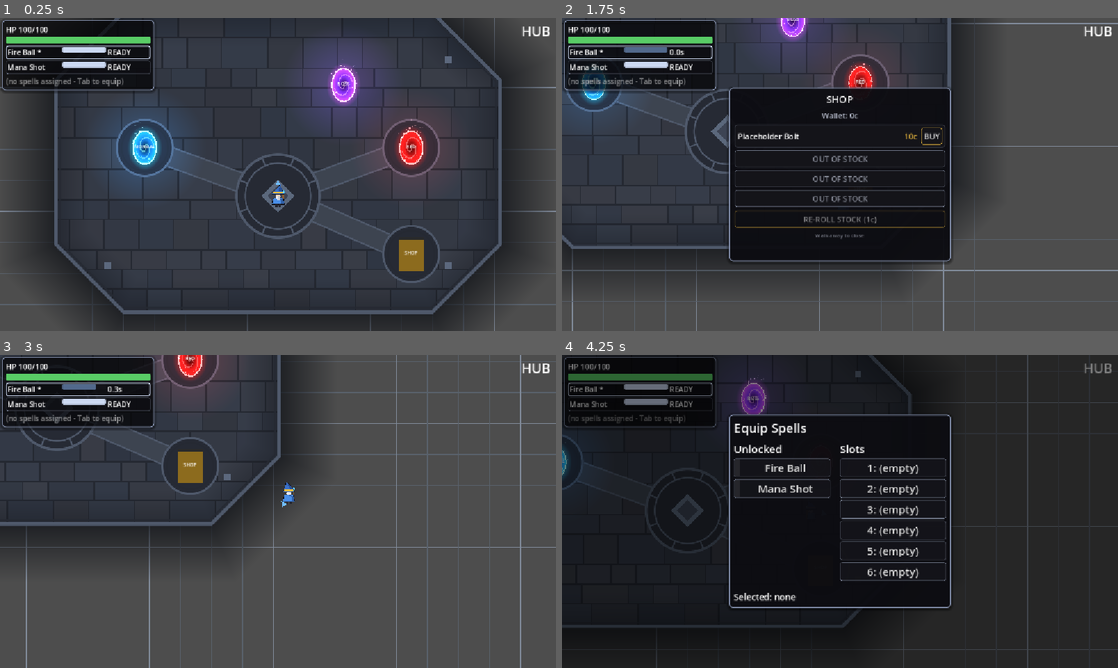
Above: before the commit, frames 1-4 (two rows, left to right).
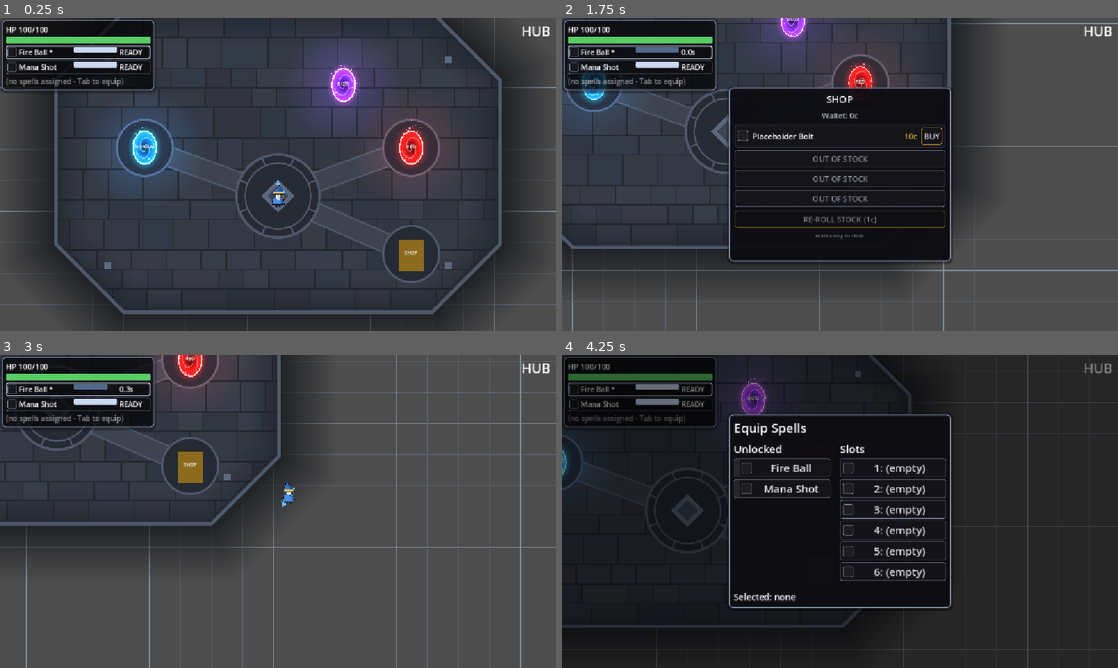
Above: after the commit, the same moments.

Repository: BestestGameStudio/gangU
Game: Godot game, scene res://scenes/main.tscn
Two runs of this game, one before a commit and one after it. Both use one fixed random seed, a clock stepped at 60 frames per second and the inputs below.
Inputs (mouse positions are in pixels of both pictures, inside the frame that each line leads up to):
- Up to frame 1 (0.25 s): no input
- Up to frame 2 (1.75 s): tap Enter at 0.5 s; move the mouse to (962, 158) at 0.52 s; hold D (move_right) 0.53-1.28 s; hold Space (cast) 0.53-1.28 s; tap Tab (equip_panel) at 0.8, 1.35 s; move the mouse to (728, 190) at 1.27 s; hold S (move_down) from 1.28 s (still down); tap Space (cast) at 1.55 s
- Up to frame 3 (3 s): move the mouse to (333, 442) at 2.02 s; release S (move_down) at 2.03 s; hold D (move_right) 2.03-2.78 s; hold Space (cast) 2.03-2.78 s; tap Tab (equip_panel) at 2.3, 2.85 s; move the mouse to (250, 574) at 2.77 s; hold W (move_up) from 2.78 s (still down)
- Up to frame 4 (4.25 s): tap Space (cast) at 3.05 s; move the mouse to (1006, 558) at 3.52 s; release W (move_up) at 3.53 s; hold A (move_left) from 3.53 s (still down); hold Tab (equip_panel) from 3.53 s (still down); tap E (use_consumable) at 3.6 s

The runs differ from the first frame. In frame 1, 0.6% of the frame differs, in the area x 1-26%, y 9-18%; in frame 2, 0.7%; in frame 3, 0.5%; in frame 4, 1.9%, in the area x 1-66%, y 9-72%.

Commit message:
Add spell icon scaffolding to spell rows and slots
Spell gains an exported icon (Texture2D, null by default). A new SpellIcon
widget is a fixed-size TextureRect that shows the spell's icon, or a faint
UiStyle placeholder box when the spell has none, so a row keeps the same
size whichever state it is in.

The icon area sits in the HUD spell and slot rows (20px), the equip
panel's unlocked rows and slot buttons (22px, pinned inside the button
past the state chip), and stocked shop rows (22px). Each updates through
the refresh path that already re-renders that row: HUD row build and
spell_replaced, the HUD slot update, the equip panel refresh on
slot_assigned/slot_cleared, and the shop render. No icon art is added.

Co-Authored-By: Claude Opus 5.5 <noreply@anthropic.com>

Diff:
--- a/scripts/equip_panel.gd
+++ b/scripts/equip_panel.gd
@@ -43,6 +43,7 @@
 
 var _unlocked_box: VBoxContainer
 var _slot_buttons: Array[Button] = []
+var _slot_icons: Array[SpellIcon] = []
 var _status: Label
 
 ## Two state channels per unlocked row: left-edge chip = equipped-in-a-slot,
@@ -50,6 +51,23 @@
 ## empty border, move-source highlight.
 const CHIP_EQUIPPED := Color(0.5, 0.85, 0.55, 0.95)
 const CHIP_NONE := Color(1.0, 1.0, 1.0, 0.08)
+const ROW_ICON_LEFT := 16.0
+const SLOT_ICON_LEFT := 6.0
+const ICON_GAP := 4.0
+
+## Buttons are not containers, so the icon is pinned inside the button's
+## left edge (vertically centered) and the caller pads the text past it.
+func _pin_icon(b: Button, left: float) -> SpellIcon:
+	var icon := SpellIcon.new()
+	var half := UiStyle.ICON_SIZE * 0.5
+	icon.anchor_top = 0.5
+	icon.anchor_bottom = 0.5
+	icon.offset_left = left
+	icon.offset_right = left + UiStyle.ICON_SIZE
+	icon.offset_top = -half
+	icon.offset_bottom = half
+	b.add_child(icon)
+	return icon
 
 ## #38: compact ASCII tier suffix on upgrade-channel buttons only (lead UX
 ## call: [S]/[M]/[G] for Specialization/Mastery/Signature, Base shows
@@ -140,6 +158,7 @@
 		b.pressed.connect(func(): _on_slot_pressed(idx))
 		slots_box.add_child(b)
 		_slot_buttons.append(b)
+		_slot_icons.append(_pin_icon(b, SLOT_ICON_LEFT))
 	_upgrade_box = VBoxContainer.new()
 	_upgrade_box.add_theme_constant_override("separation", 4)
 	vbox.add_child(_upgrade_box)
@@ -193,7 +212,7 @@
 			border = UiStyle.B_ACCENT
 		if s == _selected:
 			border = UiStyle.B_SELECTED
-		UiStyle.style_button(b, border, 4.0, 18.0, s == _selected) # left pad clears the state chip
+		UiStyle.style_button(b, border, 4.0, ROW_ICON_LEFT + UiStyle.ICON_SIZE + ICON_GAP, s == _selected) # left pad clears chip + icon
 		var chip := ColorRect.new()
 		chip.mouse_filter = Control.MOUSE_FILTER_IGNORE
 		chip.color = CHIP_EQUIPPED if slots_now.has(s) else CHIP_NONE
@@ -204,6 +223,7 @@
 		chip.offset_bottom = -2.0
 		b.add_child(chip)
 		var spell: Spell = s
+		_pin_icon(b, ROW_ICON_LEFT).show_spell(spell)
 		b.pressed.connect(func(): _on_spell_pressed(spell))
 		_unlocked_box.add_child(b)
 	var slots: Array = _caster.get_slots()
@@ -214,7 +234,8 @@
 		var sborder := UiStyle.B_ASSIGNED if occupant != null else UiStyle.B_DIM
 		if move_source:
 			sborder = UiStyle.B_SELECTED
-		UiStyle.style_button(_slot_buttons[i], sborder, 4.0, -1.0, move_source)
+		UiStyle.style_button(_slot_buttons[i], sborder, 4.0, SLOT_ICON_LEFT + UiStyle.ICON_SIZE + ICON_GAP, move_source)
+		_slot_icons[i].show_spell(occupant)
 	# Upgrade section: only when a provider is wired AND a spell is selected.
 	for c in _upgrade_box.get_children():
 		c.queue_free()
--- a/scripts/hud.gd
+++ b/scripts/hud.gd
@@ -35,7 +35,7 @@
 
 var _player: Player
 var _caster: SpellCaster
-var _spell_rows := {} ## Spell -> {name: Label, bar: ProgressBar, state: Label}
+var _spell_rows := {} ## Spell -> {icon: SpellIcon, name: Label, bar: ProgressBar, state: Label}
 
 @onready var _hp_label: Label = $Root/HPLabel
 @onready var _hp_bar: ProgressBar = $Root/HPBar
@@ -75,8 +75,9 @@
 ## the world under it.
 const FRAME_BG := Color(0.05, 0.05, 0.07, 0.55)
 const FRAME_PAD := 3.0
+const ICON_SIDE := 20.0
 var _slots_supported := false
-var _slot_widgets: Array = [] ## [{frame,key,name,bar,state,cooling}] x 6
+var _slot_widgets: Array = [] ## [{frame,key,icon,name,bar,state,cooling}] x 6
 ## #122: dim hint shown only when zero slots are assigned (empty slots
 ## collapse - unassigned frames hide instead of rendering placeholder rows).
 var _slot_hint: Label = null
@@ -156,6 +157,8 @@
 	var row := HBoxContainer.new()
 	row.add_theme_constant_override("separation", 4)
 	frame.add_child(row)
+	var icon := SpellIcon.new(ICON_SIDE)
+	icon.show_spell(spell)
 	var name_label := Label.new()
 	name_label.add_theme_font_size_override("font_size", 15)
 	name_label.custom_minimum_size = Vector2(110, 0)
@@ -167,12 +170,13 @@
 	bar.custom_minimum_size = Vector2(90, 12)
 	var state := Label.new()
 	state.add_theme_font_size_override("font_size", 15)
+	row.add_child(icon)
 	row.add_child(name_label)
 	row.add_child(bar)
 	row.add_child(state)
 	_apply_bar_state(bar, false) # #93: track + READY fill at build
 	_spell_rows_box.add_child(frame)
-	_spell_rows[spell] = {"name": name_label, "bar": bar, "state": state, "frame": frame, "cooling": false, "equipped": false}
+	_spell_rows[spell] = {"icon": icon, "name": name_label, "bar": bar, "state": state, "frame": frame, "cooling": false, "equipped": false}
 	_update_plate.call_deferred() # #93: settle containers, then re-mask (avoids one-frame gate/HUD clip)
 
 func _build_slot_rows() -> void:
@@ -186,6 +190,7 @@
 		key_label.add_theme_font_size_override("font_size", 15)
 		key_label.custom_minimum_size = Vector2(24, 0)
 		key_label.text = str(i + 1)
+		var icon := SpellIcon.new(ICON_SIDE)
 		var name_label := Label.new()
 		name_label.add_theme_font_size_override("font_size", 15)
 		name_label.custom_minimum_size = Vector2(110, 0)
@@ -198,12 +203,13 @@
 		var state := Label.new()
 		state.add_theme_font_size_override("font_size", 15)
 		row.add_child(key_label)
+		row.add_child(icon)
 		row.add_child(name_label)
 		row.add_child(bar)
 		row.add_child(state)
 		_apply_bar_state(bar, false) # #93: track + READY fill at build
 		_slot_rows_box.add_child(frame)
-		_slot_widgets.append({"frame": frame, "key": key_label, "name": name_label, "bar": bar, "state": state, "cooling": false})
+		_slot_widgets.append({"frame": frame, "key": key_label, "icon": icon, "name": name_label, "bar": bar, "state": state, "cooling": false})
 	# #122: single dim line when nothing is assigned; hidden otherwise.
 	_slot_hint = Label.new()
 	_slot_hint.name = "EmptyHint"
@@ -240,6 +246,7 @@
 		var frac := 1.0
 		if spell.cooldown > 0.0:
 			frac = 1.0 - clampf(rem / spell.cooldown, 0.0, 1.0)
+		w["icon"].show_spell(spell)
 		w["name"].text = spell.spell_name + _tier_suffix(spell)
 		w["bar"].value = frac
 		w["state"].text = "READY" if rem <= 0.0 else "%.1fs" % rem
@@ -311,6 +318,7 @@
 		return
 	_spell_rows[new_spell] = _spell_rows[old_spell]
 	_spell_rows.erase(old_spell)
+	_spell_rows[new_spell]["icon"].show_spell(new_spell)
 
 ## Upgrade indicator: cached discovery of the mounted SpellProgress provider.
 ## Mirrors _update_objective: is_instance_valid guard (freed providers compare
--- a/scripts/shop_panel.gd
+++ b/scripts/shop_panel.gd
@@ -128,6 +128,9 @@
 	var hbox := HBoxContainer.new()
 	hbox.add_theme_constant_override("separation", 8)
 	row.add_child(hbox)
+	var icon := SpellIcon.new()
+	icon.show_spell(entry.good as Spell)
+	hbox.add_child(icon)
 	var name_label := Label.new()
 	name_label.text = entry.good.spell_name if entry.good is Spell else (entry.good.consumable_name if entry.good is Consumable else "Item")
 	name_label.size_flags_horizontal = Control.SIZE_EXPAND_FILL
--- a/scripts/spell.gd
+++ b/scripts/spell.gd
@@ -6,6 +6,8 @@
 ## #11 HUD (name + cooldown state).
 
 @export var spell_name: String = "Spell"
+## UI art for spell rows and slots. Null renders an empty placeholder box.
+@export var icon: Texture2D = null
 @export var cooldown: float = 0.5 ## Seconds before this spell can be recast.
 @export var damage: float = 10.0
 @export var radius: float = 4.0 ## Projectile hit radius in pixels.
--- /dev/null
+++ b/scripts/spell_icon.gd
@@ -0,0 +1,26 @@
+class_name SpellIcon
+extends TextureRect
+## Fixed-size icon area for a spell in the UI. Shows Spell.icon when the
+## spell has one; otherwise an empty UiStyle placeholder box of the same
+## size, so rows never shift when an icon appears or disappears.
+
+var _placeholder: Panel
+
+func _init(side: float = UiStyle.ICON_SIZE) -> void:
+	name = "SpellIcon"
+	custom_minimum_size = Vector2(side, side)
+	expand_mode = TextureRect.EXPAND_IGNORE_SIZE
+	stretch_mode = TextureRect.STRETCH_KEEP_ASPECT_CENTERED
+	mouse_filter = Control.MOUSE_FILTER_IGNORE
+	# Rows are HBoxes that would stretch the box to the row height.
+	size_flags_vertical = Control.SIZE_SHRINK_CENTER
+	_placeholder = Panel.new()
+	_placeholder.name = "Placeholder"
+	_placeholder.set_anchors_preset(Control.PRESET_FULL_RECT)
+	_placeholder.mouse_filter = Control.MOUSE_FILTER_IGNORE
+	_placeholder.add_theme_stylebox_override("panel", UiStyle.icon_placeholder())
+	add_child(_placeholder)
+
+func show_spell(spell: Spell) -> void:
+	texture = spell.icon if spell != null else null
+	_placeholder.visible = texture == null
--- /dev/null
+++ b/scripts/test193_spell_icons.gd
@@ -0,0 +1,128 @@
+extends SceneTree
+## Spell icon areas in the real game UI: the HUD spell row, the HUD slot row,
+## the equip panel's unlocked row and slot button each show Spell.icon when
+## set and a same-size placeholder box when null, and follow slot changes.
+
+var failures := 0
+var tex: ImageTexture
+var hud: Node
+var equip: EquipPanel
+var caster: SpellCaster
+
+func _check(ok: bool, label: String) -> void:
+	if ok:
+		print("[193] ", label, " -> PASS")
+	else:
+		failures += 1
+		print("[193] ", label, " -> FAIL")
+
+func _spell(n: String, icon: Texture2D) -> Spell:
+	var s := Spell.new()
+	s.spell_name = n
+	s.icon = icon
+	return s
+
+func _icon_in(n: Node) -> SpellIcon:
+	var found := n.find_children("SpellIcon", "TextureRect", true, false)
+	return found[0] as SpellIcon if found.size() == 1 else null
+
+func _shows_texture(icon: SpellIcon) -> bool:
+	return icon != null and icon.texture == tex and not icon.get_node("Placeholder").visible
+
+func _shows_placeholder(icon: SpellIcon) -> bool:
+	return icon != null and icon.texture == null and icon.get_node("Placeholder").visible
+
+func _hud_row(spell_name: String) -> Control:
+	for f: Control in hud.get_node("Root/SpellRows").get_children():
+		var labels := f.find_children("*", "Label", true, false)
+		if labels.size() > 0 and (labels[0].text as String).begins_with(spell_name):
+			return f
+	return null
+
+func _equip_row(spell_name: String) -> Button:
+	var cols := equip.find_children("*", "HBoxContainer", true, false)[0]
+	for c in cols.get_child(0).get_children():
+		if c is Button and c.text == spell_name and not c.is_queued_for_deletion():
+			return c
+	return null
+
+func _equip_slot(i: int) -> Button:
+	var cols := equip.find_children("*", "HBoxContainer", true, false)[0]
+	return cols.get_child(1).get_child(i + 1) as Button
+
+func _frames(n: int) -> void:
+	for i in n:
+		await process_frame
+
+func _initialize() -> void:
+	var img := Image.create(4, 4, false, Image.FORMAT_RGBA8)
+	img.fill(Color(1.0, 0.2, 0.6, 1.0))
+	tex = ImageTexture.create_from_image(img)
+	var main: Node = (load("res://scenes/main.tscn") as PackedScene).instantiate()
+	root.add_child(main)
+	current_scene = main
+	await _frames(10)
+	hud = main.get_node("HUD")
+	equip = main.get_node("EquipPanel")
+	caster = main.get_node("Player/SpellCaster")
+	var lit := _spell("IconBolt", tex)
+	var plain := _spell("PlainBolt", null)
+	caster.add_spell(lit)
+	caster.add_spell(plain)
+	await _frames(3)
+
+	var lit_row := _hud_row("IconBolt")
+	var plain_row := _hud_row("PlainBolt")
+	_check(lit_row != null and plain_row != null, "HUD built rows for both spells")
+	var lit_icon := _icon_in(lit_row)
+	var plain_icon := _icon_in(plain_row)
+	_check(_shows_texture(lit_icon), "HUD spell row shows the spell's icon texture")
+	_check(_shows_placeholder(plain_icon), "HUD spell row without icon shows the placeholder")
+	_check(lit_icon.size == Vector2(20, 20) and plain_icon.size == Vector2(20, 20),
+		"HUD icon areas are 20x20 in both states (%s, %s)" % [str(lit_icon.size), str(plain_icon.size)])
+	_check(lit_row.size.y == plain_row.size.y, "HUD rows are the same height with and without icon")
+
+	caster.assign_slot(0, lit)
+	await _frames(2)
+	var slot_frame: Control = hud.get_node("Root/SlotRows").get_child(0)
+	var slot_icon := _icon_in(slot_frame)
+	_check(slot_frame.visible and _shows_texture(slot_icon), "HUD slot 1 shows the assigned spell's icon")
+	var lit_slot_h := slot_frame.size.y
+	caster.clear_slot(0)
+	caster.assign_slot(0, plain)
+	await _frames(2)
+	_check(_shows_placeholder(slot_icon), "HUD slot 1 icon follows reassignment to an icon-less spell")
+	_check(slot_frame.size.y == lit_slot_h and slot_icon.size == Vector2(20, 20), "HUD slot row keeps its size across the swap")
+
+	caster.clear_slot(0)
+	caster.assign_slot(0, lit)
+	equip.show_panel()
+	await _frames(2)
+	_check(_shows_texture(_icon_in(_equip_row("IconBolt"))), "Equip unlocked row shows the spell's icon")
+	_check(_shows_placeholder(_icon_in(_equip_row("PlainBolt"))), "Equip unlocked row without icon shows the placeholder")
+	var eq_lit := _icon_in(_equip_row("IconBolt"))
+	var eq_plain := _icon_in(_equip_row("PlainBolt"))
+	_check(eq_lit.size == Vector2(22, 22) and eq_plain.size == Vector2(22, 22), "Equip row icon areas are 22x22 in both states")
+	var slot_btn_icon := _icon_in(_equip_slot(0))
+	_check(_shows_texture(slot_btn_icon), "Equip slot 1 shows the assigned spell's icon")
+	_check(_shows_placeholder(_icon_in(_equip_slot(1))), "Equip empty slot 2 shows the placeholder")
+	caster.clear_slot(0)
+	await _frames(1)
+	_check(_shows_placeholder(slot_btn_icon), "Equip slot 1 icon clears with the slot")
+	_check(slot_btn_icon.size == Vector2(22, 22), "Equip slot icon area keeps its size when cleared")
+	caster.assign_slot(0, lit)
+	await _frames(1)
+	_check(_shows_texture(slot_btn_icon), "Equip slot 1 icon returns on reassignment")
+	equip.hide_panel()
+
+	var shop: ShopPanel = main.get_node("ShopPanel")
+	shop.open()
+	await _frames(1)
+	var stocked := shop.find_children("BuyButton", "Button", true, false)
+	_check(stocked.size() >= 1, "Shop has a stocked row")
+	if stocked.size() >= 1:
+		var shop_icon := _icon_in(stocked[0].get_parent())
+		_check(shop_icon != null and shop_icon.size == Vector2(22, 22), "Shop stocked row has a 22x22 icon area")
+
+	print("[193] RESULT: ", "PASS" if failures == 0 else "FAIL (%d)" % failures)
+	quit(1 if failures > 0 else 0)
--- a/scripts/ui_style.gd
+++ b/scripts/ui_style.gd
@@ -31,6 +31,8 @@
 const ROW_BORDER_WIDTH_HIGHLIGHT := 2
 const ROW_RADIUS := 4
 const BAR_RADIUS := 3
+const ICON_SIZE := 22.0
+const ICON_PLACEHOLDER_BG := Color(1.0, 1.0, 1.0, 0.04)
 
 ## Outer plate of a panel: thick border, rounded corners, soft drop shadow.
 static func panel(bg: Color = PANEL_BG) -> StyleBoxFlat:
@@ -78,6 +80,15 @@
 	b.add_theme_stylebox_override("focus", focus)
 	b.add_theme_stylebox_override("disabled", disabled)
 
+## Empty icon slot: a faint outlined box that reads as "no art yet".
+static func icon_placeholder() -> StyleBoxFlat:
+	var sb := StyleBoxFlat.new()
+	sb.bg_color = ICON_PLACEHOLDER_BG
+	sb.border_color = B_DIM
+	sb.set_border_width_all(ROW_BORDER_WIDTH)
+	sb.set_corner_radius_all(BAR_RADIUS)
+	return sb
+
 ## Progress bar track or fill.
 static func bar(c: Color) -> StyleBoxFlat:
 	var sb := StyleBoxFlat.new()
Not shown, added: scripts/spell_icon.gd.uid
Not shown, added: scripts/test193_spell_icons.gd.uid
